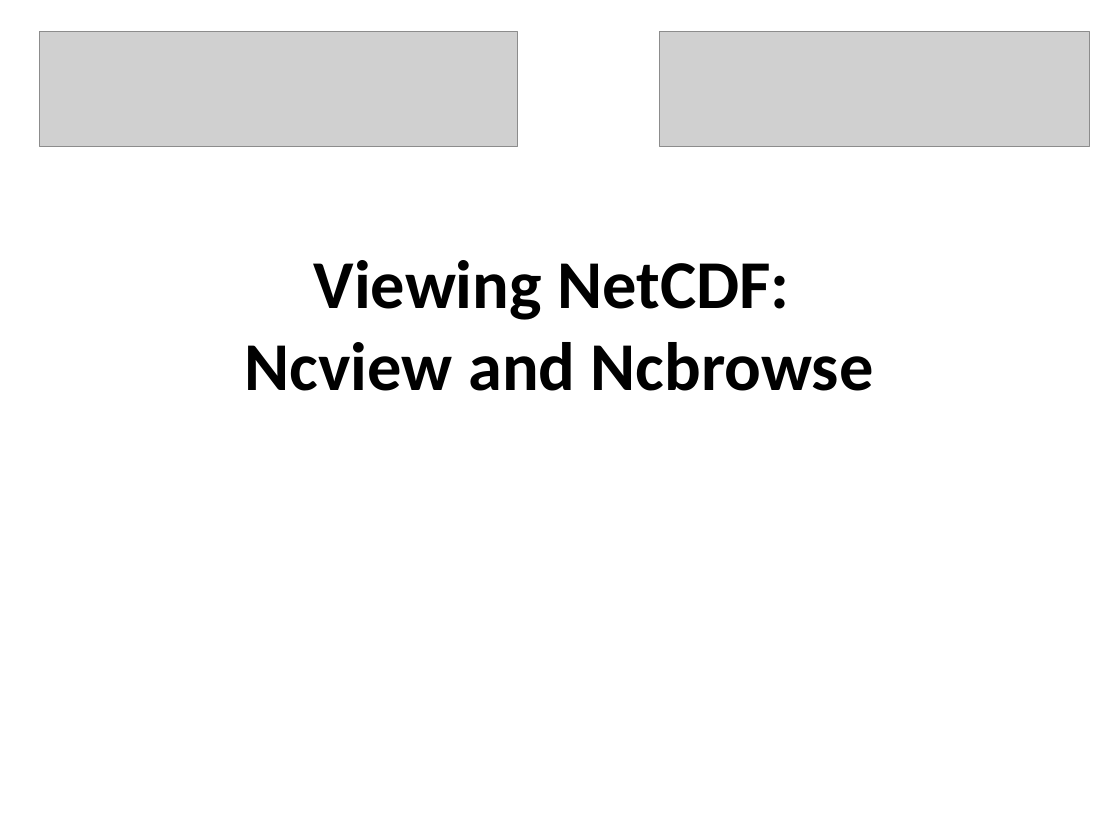
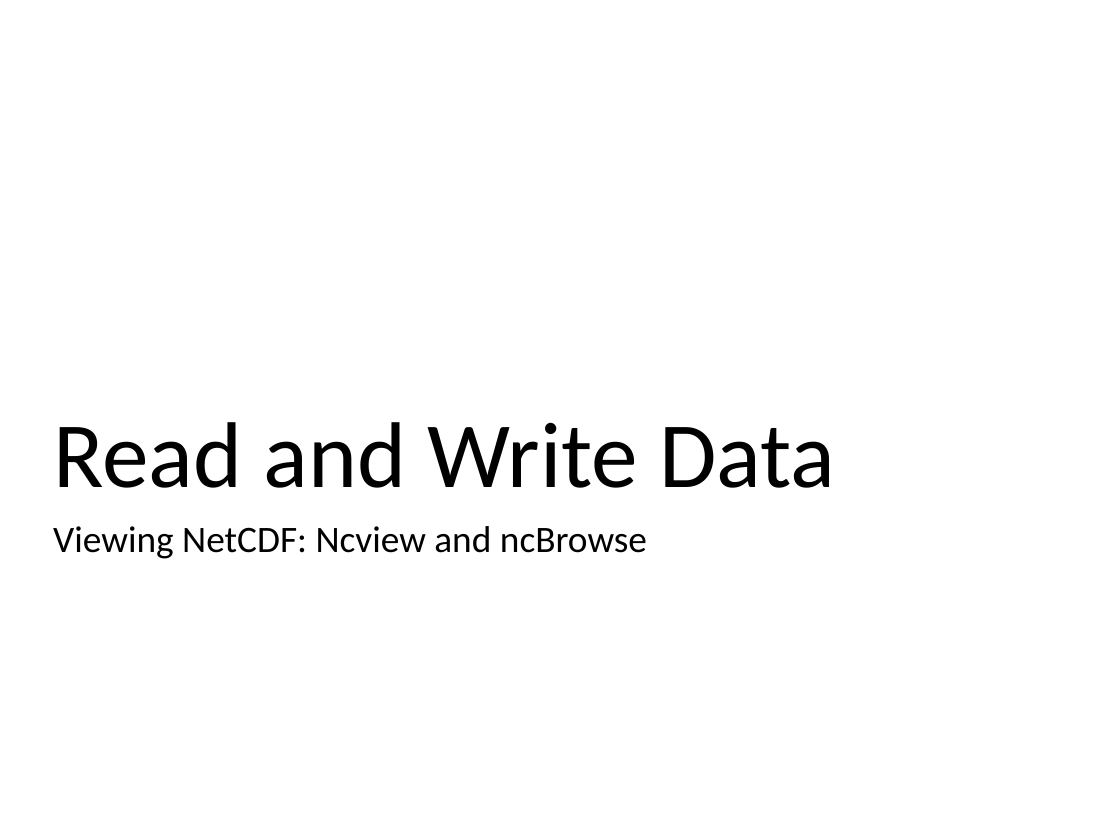
Before and after one commit to ncasuk/ncas-isc, a slide deck: slide 1 of python/presentations/read_write_data/13_ncview_ncbrowse.ppt. Drawn at 1120x840 pixels with LibreOffice and Linux fonts; fonts in the diff are those of the drawing; grey boxes stand for pictures; background and template pictures are left out. Boxes give left, top, right and bottom in pixels: in the first picture for what was removed or moved away, otherwise in the second. Text is boxed around its words. In the diff, an @@ line names an element or a change of style, - is before the commit and + after.

Commit message:
Finished read_write_data12-13 and ensured all are tested

```diff
--- a/python/presentations/read_write_data/13_ncview_ncbrowse.ppt
+++ b/python/presentations/read_write_data/13_ncview_ncbrowse.ppt
@@ picture removed at bbox=[39, 31, 517, 146] @@
@@ picture removed at bbox=[660, 31, 1090, 146] @@
@@ title added at bbox=[53, 422, 835, 488], 60 pt, text #000000 @@
+Read and Write Data
@@ subtitle at bbox=[53, 526, 647, 559]: text changed; size 44 to 24 pt; bold off @@
-Viewing NetCDF:
-Ncview and Ncbrowse
+Viewing NetCDF: Ncview and ncBrowse
```
Also in this commit, not shown: 15 other slides changed, 3 other files.
